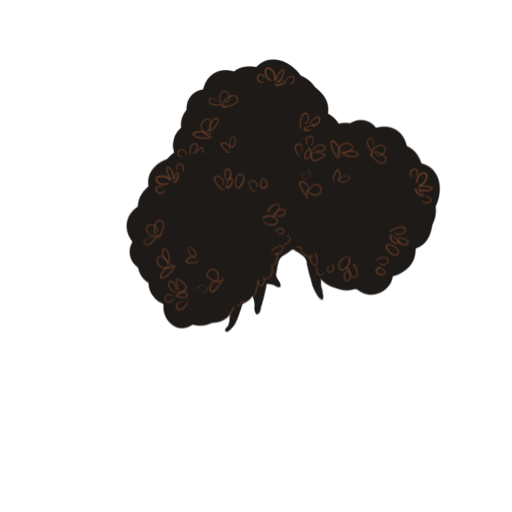
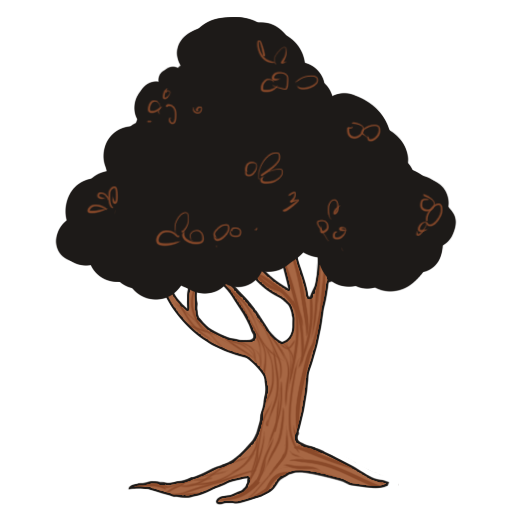
Revision of a layered w=512, h=512 image; what changed, layer by layer:
removed layer "Layer 2 copy 2" over 142, 162, 292, 325
removed layer "Layer 1 copy 2" over 125, 150, 314, 333
removed layer "Layer 2 copy" over 266, 134, 434, 283
removed layer "Layer 1 copy" over 256, 119, 441, 301
added layer "Layer 3" above "Foliage" over 86, 40, 443, 252
added layer "Foliage" above "Layer 4" over 55, 17, 457, 300
added layer "Layer 4" above "Trunk" over 126, 246, 414, 505
added layer "Trunk" above "Bush" over 127, 203, 399, 505
renamed "Layer 2" to "Bush", hid it, painted on it over 176, 66, 457, 505
removed layer "Layer 1" over 162, 59, 350, 234
